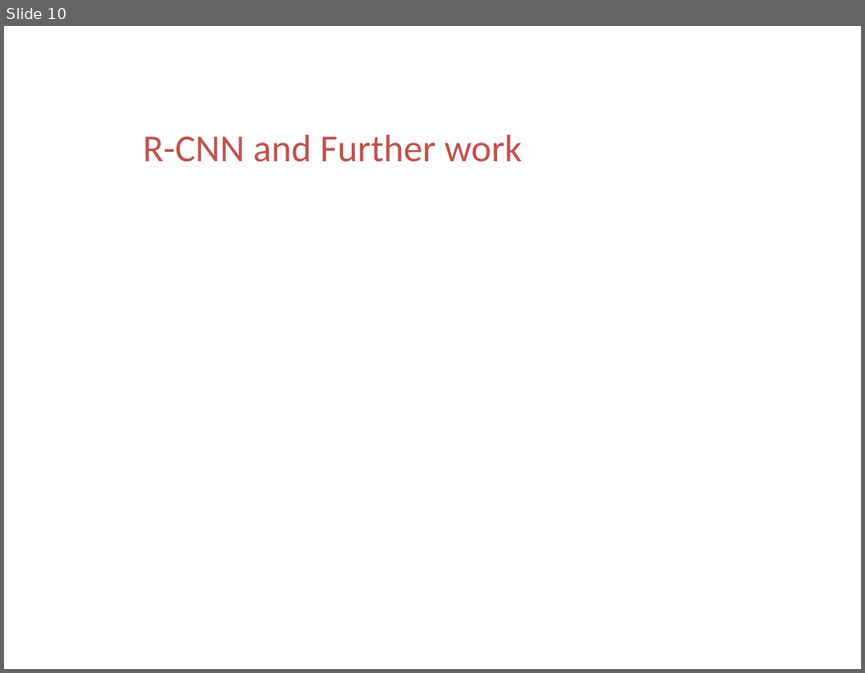
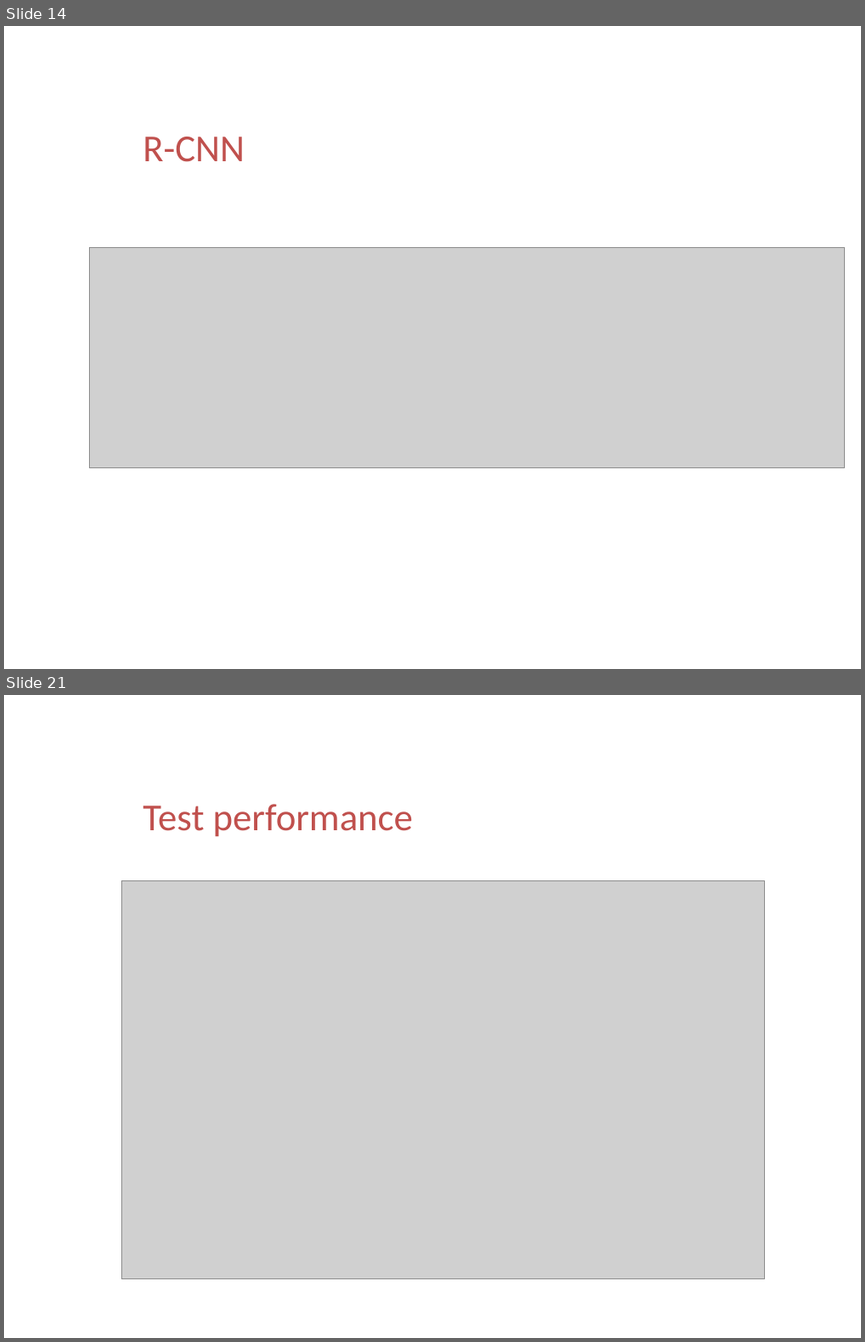
Before and after one commit to ttomchy/CV_2Project, a slide deck: presentation.pptx. Shown one above the other, each under a label of ours: slide 10 before the commit, slides 14 and 21 after it; the slides between them are not shown. The pictures are 865x673 and 865x1342 pixels, drawn with LibreOffice and Linux fonts; fonts in the diff are those of the drawing; grey boxes stand for pictures; background and template pictures are left out. Boxes give left, top, right and bottom in pixels: in the first picture for what was removed or moved away, otherwise in the second. Text is boxed around its words. In the diff, an @@ line names an element or a change of style, - is before the commit and + after.

```diff
--- a/presentation.pptx
+++ b/presentation.pptx
@@ slide 21 added at <box>4,695,861,1338</box>, background picture (left out) @@
@@ text added at <box>69,791,121,839</box>, 28 pt, text #FFFFFF, bold @@
+03
@@ text added at <box>143,804,413,836</box>, 32 pt, text #C0504D @@
+Test performance
@@ picture added at <box>121,880,764,1278</box> @@
@@ what was slide 10 is now slide 14 @@
@@ slide 14 changed as well @@
@@ text at <box>143,136,245,162</box>: text changed @@
-R-CNN and Further work
+R-CNN
@@ picture added at <box>90,247,845,467</box> @@
```
Also in this commit, not shown: 3 other slides changed, 27 other slides added, 2 slides removed.
